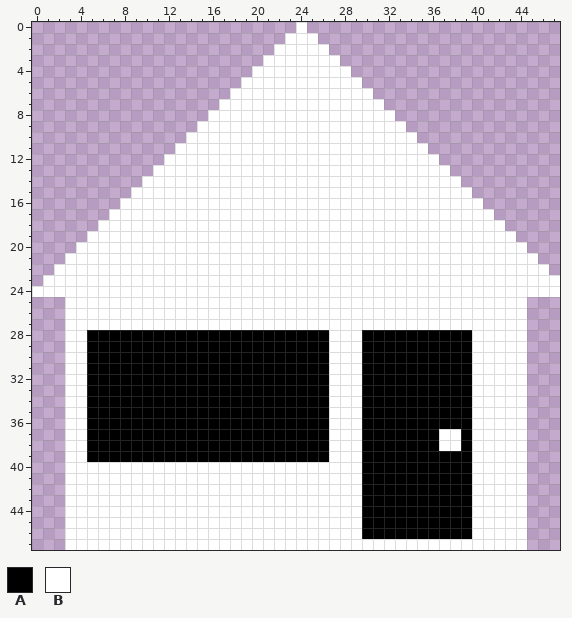
Pixel-art file -- source/images/buildings/hut.aseprite. Above: the version before the commit.
48x48 pixels, 1 frame.
Palette (. is transparent): A #000000  B #ffffff
Pixels before, first column x 0:
 0 ........................B.......................
 1 .......................BBB......................
 2 ......................BBBBB.....................
 3 .....................BBBBBBB....................
 4 ....................BBBBBBBBB...................
 5 ...................BBBBBBBBBBB..................
 6 ..................BBBBBBBBBBBBB.................
 7 .................BBBBBBBBBBBBBBB................
 8 ................BBBBBBBBBBBBBBBBB...............
 9 ...............BBBBBBBBBBBBBBBBBBB..............
10 ..............BBBBBBBBBBBBBBBBBBBBB.............
11 .............BBBBBBBBBBBBBBBBBBBBBBB............
12 ............BBBBBBBBBBBBBBBBBBBBBBBBB...........
13 ...........BBBBBBBBBBBBBBBBBBBBBBBBBBB..........
14 ..........BBBBBBBBBBBBBBBBBBBBBBBBBBBBB.........
15 .........BBBBBBBBBBBBBBBBBBBBBBBBBBBBBBB........
16 ........BBBBBBBBBBBBBBBBBBBBBBBBBBBBBBBBB.......
17 .......BBBBBBBBBBBBBBBBBBBBBBBBBBBBBBBBBBB......
18 ......BBBBBBBBBBBBBBBBBBBBBBBBBBBBBBBBBBBBB.....
19 .....BBBBBBBBBBBBBBBBBBBBBBBBBBBBBBBBBBBBBBB....
20 ....BBBBBBBBBBBBBBBBBBBBBBBBBBBBBBBBBBBBBBBBB...
21 ...BBBBBBBBBBBBBBBBBBBBBBBBBBBBBBBBBBBBBBBBBBB..
22 ..BBBBBBBBBBBBBBBBBBBBBBBBBBBBBBBBBBBBBBBBBBBBB.
23 .BBBBBBBBBBBBBBBBBBBBBBBBBBBBBBBBBBBBBBBBBBBBBBB
24 BBBBBBBBBBBBBBBBBBBBBBBBBBBBBBBBBBBBBBBBBBBBBBBB
25 ...BBBBBBBBBBBBBBBBBBBBBBBBBBBBBBBBBBBBBBBBBB...
26 ...BBBBBBBBBBBBBBBBBBBBBBBBBBBBBBBBBBBBBBBBBB...
27 ...BBBBBBBBBBBBBBBBBBBBBBBBBBBBBBBBBBBBBBBBBB...
28 ...BBAAAAAAAAAAAAAAAAAAAAAABBBAAAAAAAAAABBBBB...
29 ...BBAAAAAAAAAAAAAAAAAAAAAABBBAAAAAAAAAABBBBB...
30 ...BBAAAAAAAAAAAAAAAAAAAAAABBBAAAAAAAAAABBBBB...
31 ...BBAAAAAAAAAAAAAAAAAAAAAABBBAAAAAAAAAABBBBB...
32 ...BBAAAAAAAAAAAAAAAAAAAAAABBBAAAAAAAAAABBBBB...
33 ...BBAAAAAAAAAAAAAAAAAAAAAABBBAAAAAAAAAABBBBB...
34 ...BBAAAAAAAAAAAAAAAAAAAAAABBBAAAAAAAAAABBBBB...
35 ...BBAAAAAAAAAAAAAAAAAAAAAABBBAAAAAAAAAABBBBB...
36 ...BBAAAAAAAAAAAAAAAAAAAAAABBBAAAAAAAAAABBBBB...
37 ...BBAAAAAAAAAAAAAAAAAAAAAABBBAAAAAAABBABBBBB...
38 ...BBAAAAAAAAAAAAAAAAAAAAAABBBAAAAAAABBABBBBB...
39 ...BBAAAAAAAAAAAAAAAAAAAAAABBBAAAAAAAAAABBBBB...
40 ...BBBBBBBBBBBBBBBBBBBBBBBBBBBAAAAAAAAAABBBBB...
41 ...BBBBBBBBBBBBBBBBBBBBBBBBBBBAAAAAAAAAABBBBB...
42 ...BBBBBBBBBBBBBBBBBBBBBBBBBBBAAAAAAAAAABBBBB...
43 ...BBBBBBBBBBBBBBBBBBBBBBBBBBBAAAAAAAAAABBBBB...
44 ...BBBBBBBBBBBBBBBBBBBBBBBBBBBAAAAAAAAAABBBBB...
45 ...BBBBBBBBBBBBBBBBBBBBBBBBBBBAAAAAAAAAABBBBB...
46 ...BBBBBBBBBBBBBBBBBBBBBBBBBBBAAAAAAAAAABBBBB...
47 ...BBBBBBBBBBBBBBBBBBBBBBBBBBBBBBBBBBBBBBBBBB...
The same view after the edit:
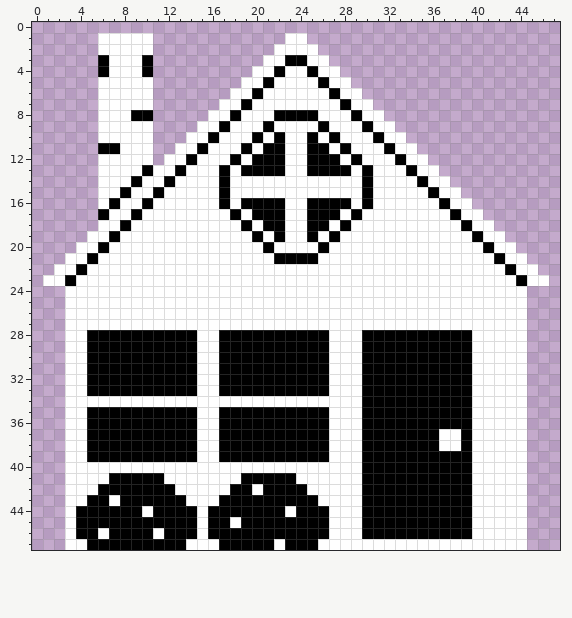
The edit:
Changed rows in their new state; - is an unchanged pixel.
Layer "Layer 0":
first column x 0:
 0 ------------------------.-----------------------
 1 ------BBBBB--------------.----------------------
 2 ------BBBBB---------------.---------------------
 3 ------ABBBA------------AA--.--------------------
 4 ------ABBBA-----------A--A--.-------------------
 5 ------BBBBB----------A----A--.------------------
 6 ------BBBBB---------A------A--.-----------------
 7 ------BBBBB--------A--------A--.----------------
 8 ------BBBAA-------A---AAAA---A--.---------------
 9 ------BBBBB------A---A----A---A--.--------------
10 ------BBBBB-----A---A-A--A-A---A--.-------------
11 ------AABBB----A---A-AA--AA-A---A--.------------
12 ------BBBBB---A---A-AAA--AAA-A---A--.-----------
13 ------BBBBA--A---A-AAAA--AAAA-A---A--.----------
14 ------BBBA--A----A------------A----A--.---------
15 ------BBA--A-----A------------A-----A--.--------
16 ------BA--A------A-AAAA--AAAA-A------A--.-------
17 ------A--A--------A-AAA--AAA-A--------A--.------
18 --------A----------A-AA--AA-A----------A--.-----
19 -------A------------A-A--A-A------------A--.----
20 ------A--------------A----A--------------A--.---
21 -----A----------------AAAA----------------A--.--
22 ----A--------------------------------------A--.-
23 ---A----------------------------------------A--.
24 ...------------------------------------------...
first column x 4:
28 -----------BB----------
29 -----------BB----------
30 -----------BB----------
31 -----------BB----------
32 -----------BB----------
33 -----------BB----------
34 -BBBBBBBBBBBBBBBBBBBBBB
35 -----------BB----------
36 -----------BB----------
37 -----------BB----------
38 -----------BB----------
39 -----------BB----------
41 ---AAAAA-------AAAAA---
42 --AAAAAAA-----AA-AAAA--
43 -AA-AAAAAA---AAAAAAAAA-
44 AAAAAA-AAAA-AAAAAAA-AAA
45 AAAAAAAAAAA-AA-AAAAAAAA
46 AA-AAAA-AAA-AAAAAAAAAAA
47 -AAAAAAAAA---AAAAA-AAA-
Boxes around the changes in both pictures, in picture pixels (x1, y1, x2, y2):
changed: (32, 22, 560, 297)
changed: (76, 330, 329, 550)
